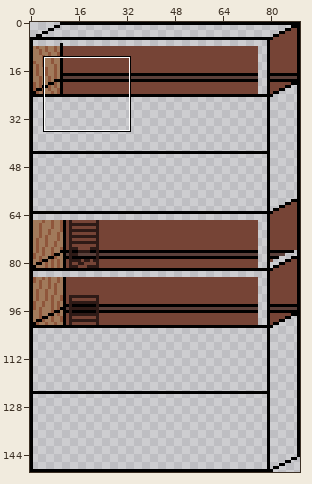
A pixel-art file gets an edit: Resources/Images/siege_tower.aseprite. The first picture is a wide view before the edit; the outline marks the close-up.
Close-up. Earlier state:
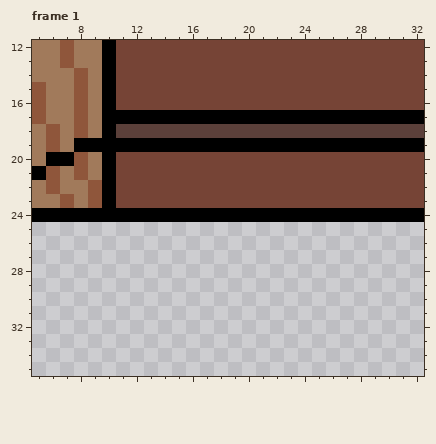
90x150 pixels, 2 frames. Shown: frame 1: x 5..32, y 12..35.
The same view after the edit:
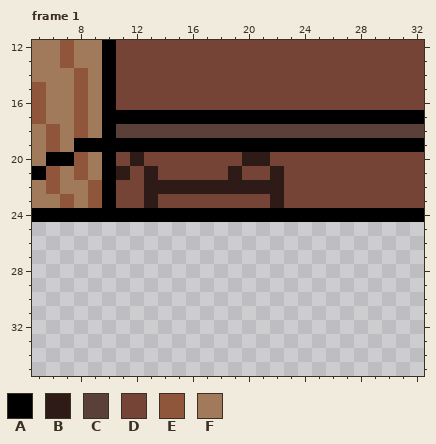
Palette (. is transparent): A #000000  B #2e1a16  C #5b403a  D #764436  E #8f563b  F #a17a5b
Edits made:
Frame 1, layer "Layer 2":
Colour D gives way to colour B in row 20 at x 12 and 20 to 21; in row 21 at x 11, 13, 19 and 22; in row 22 at x 13 to 22; in row 23 at x 13 and 22.
